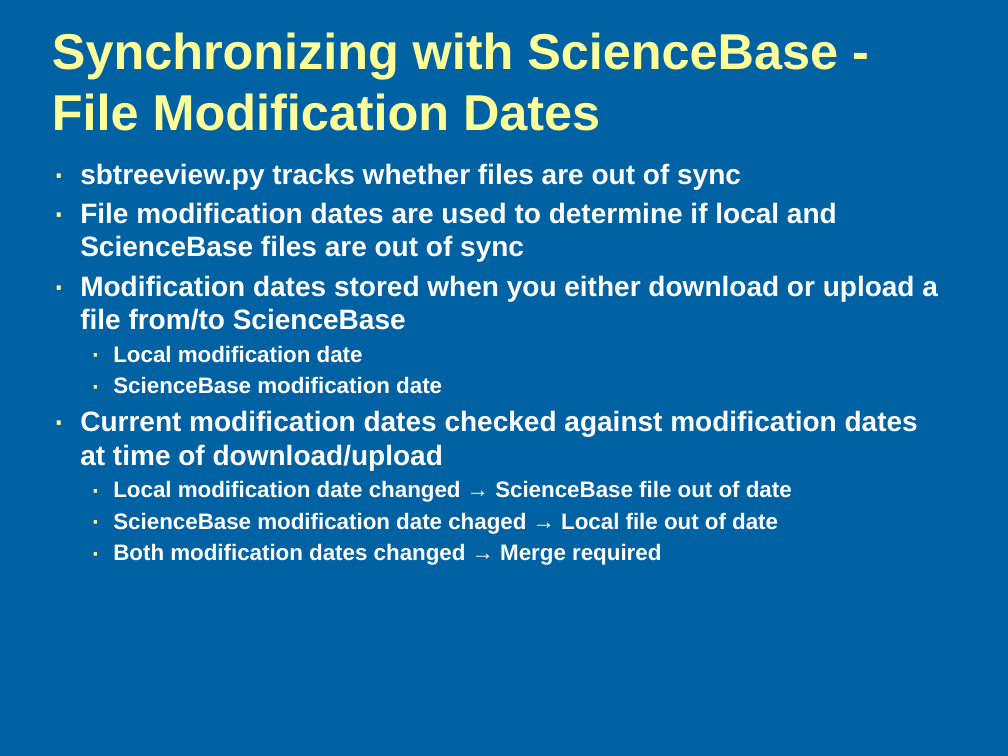
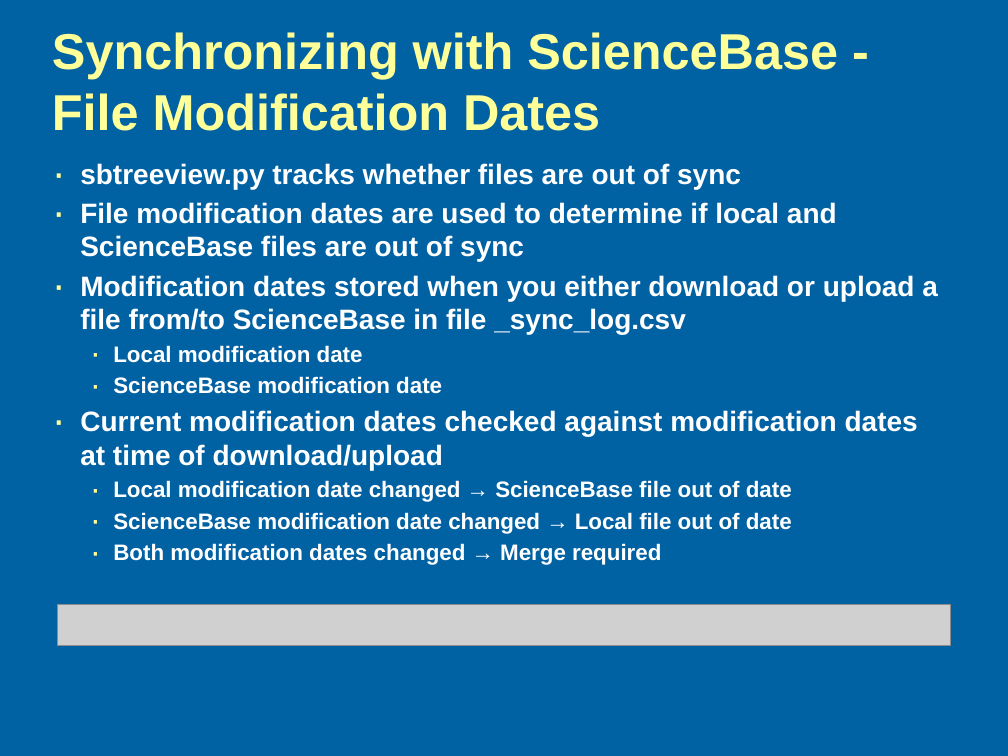
Before and after one commit to galengorski/CAWSC_WaterUse, a slide deck: slide 7 of etc/sciencebase/SBSync_Demo.pptx (slide 6 before the commit). Drawn at 1008x756 pixels with LibreOffice and Linux fonts; fonts in the diff are those of the drawing; grey boxes stand for pictures; background and template pictures are left out. Boxes give left, top, right and bottom in pixels: in the first picture for what was removed or moved away, otherwise in the second. Text is boxed around its words. In the diff, an @@ line names an element or a change of style, - is before the commit and + after.

Commit message:
Screenshots added

```diff
--- a/etc/sciencebase/SBSync_Demo.pptx
+++ b/etc/sciencebase/SBSync_Demo.pptx
@@ text at (80,275,938,334): text changed @@
-· Modification dates stored when you either download or upload a file from/to ScienceBase
+· Modification dates stored when you either download or upload a file from/to ScienceBase in file _sync_log.csv
@@ text at (113,512,792,534): text changed @@
-  · ScienceBase modification date chaged → Local file out of date
+  · ScienceBase modification date changed → Local file out of date
@@ picture added at (57,605,951,646) @@
```
Also in this commit, not shown: 7 other slides changed, 1 slide added.
